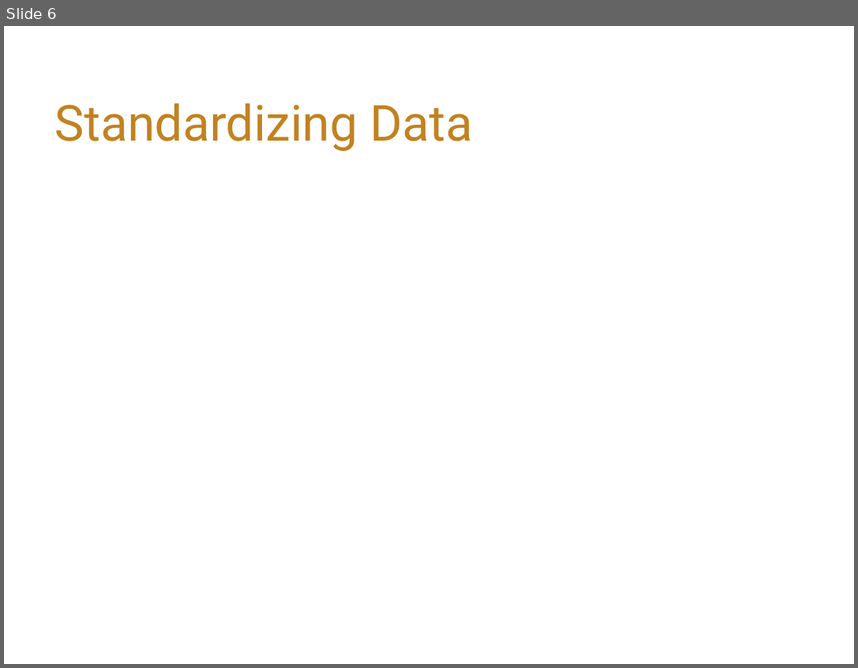
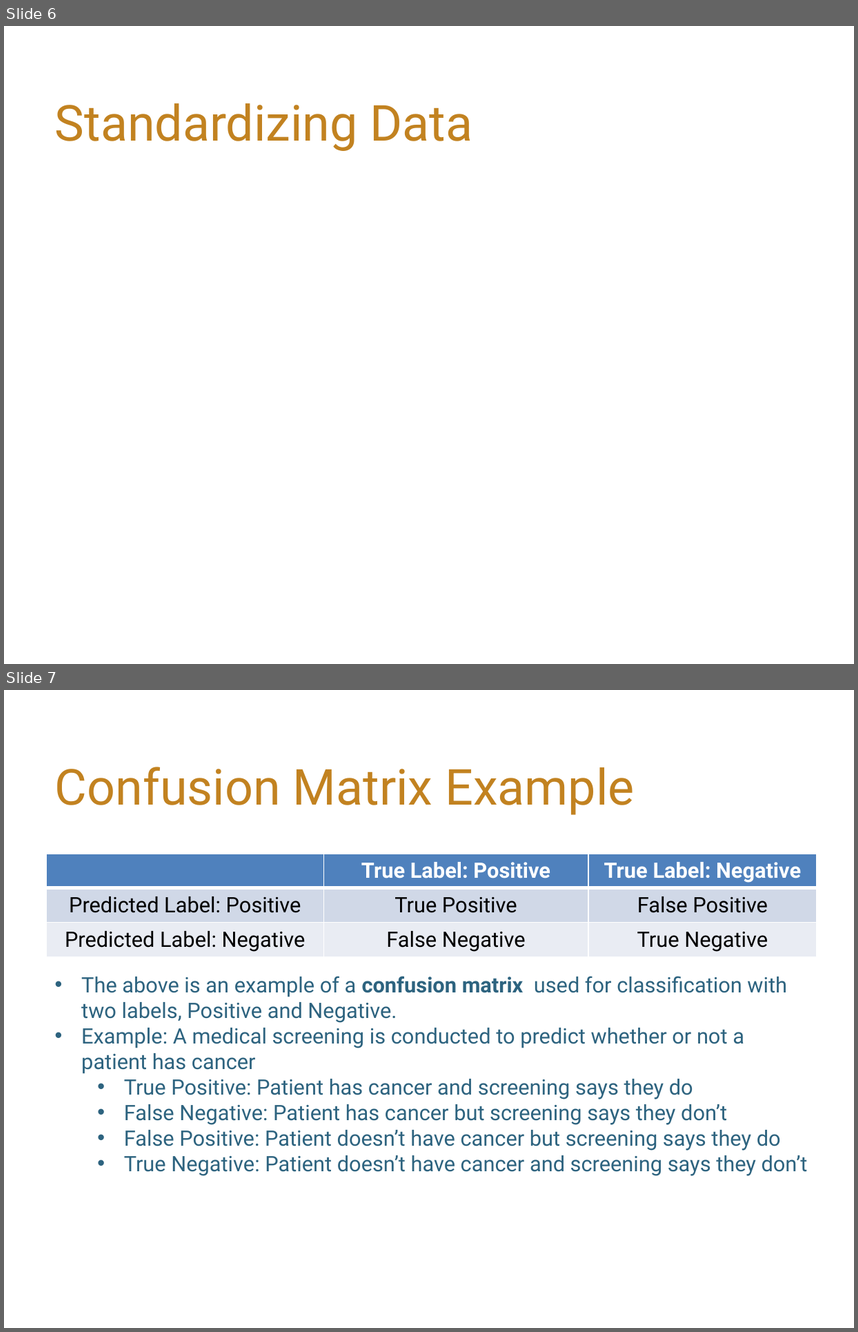
Before and after one commit to hLuo27/teaching, a slide deck: data8/slides/sp20_lab10.pptx. Shown one above the other, each under a label of ours: slide 6 before the commit, slides 6 and 7 after it. The pictures are 858x668 and 858x1332 pixels, drawn with LibreOffice and Linux fonts; fonts in the diff are those of the drawing; grey boxes stand for pictures; background and template pictures are left out. Boxes give left, top, right and bottom in pixels: in the first picture for what was removed or moved away, otherwise in the second. Text is boxed around its words. In the diff, an @@ line names an element or a change of style, - is before the commit and + after.

```diff
--- a/data8/slides/sp20_lab10.pptx
+++ b/data8/slides/sp20_lab10.pptx
@@ slide 7 added at bbox=[4, 690, 854, 1328], background #FFFFFF @@
@@ title added at bbox=[55, 767, 634, 815], 42 pt, text #C28220 @@
+Confusion Matrix Example
@@ table added at bbox=[47, 854, 817, 957], 3 rows, 3 columns @@
+ | True Label: Positive | True Label: Negative
+Predicted Label: Positive | True Positive | False Positive
+Predicted Label: Negative | False Negative | True Negative
@@ text added at bbox=[81, 976, 808, 1176], 18 pt, text #2D637F @@
+• The above is an example of a confusion matrix used for classification with two labels, Positive and Negative.
+• Example: A medical screening is conducted to predict whether or not a patient has cancer
+  • True Positive: Patient has cancer and screening says they do
+  • False Negative: Patient has cancer but screening says they don’t
+  • False Positive: Patient doesn’t have cancer but screening says they do
+  • True Negative: Patient doesn’t have cancer and screening says they don’t
```
Also in this commit, not shown: 4 slides changed, 2 other slides added, 1 other file.
